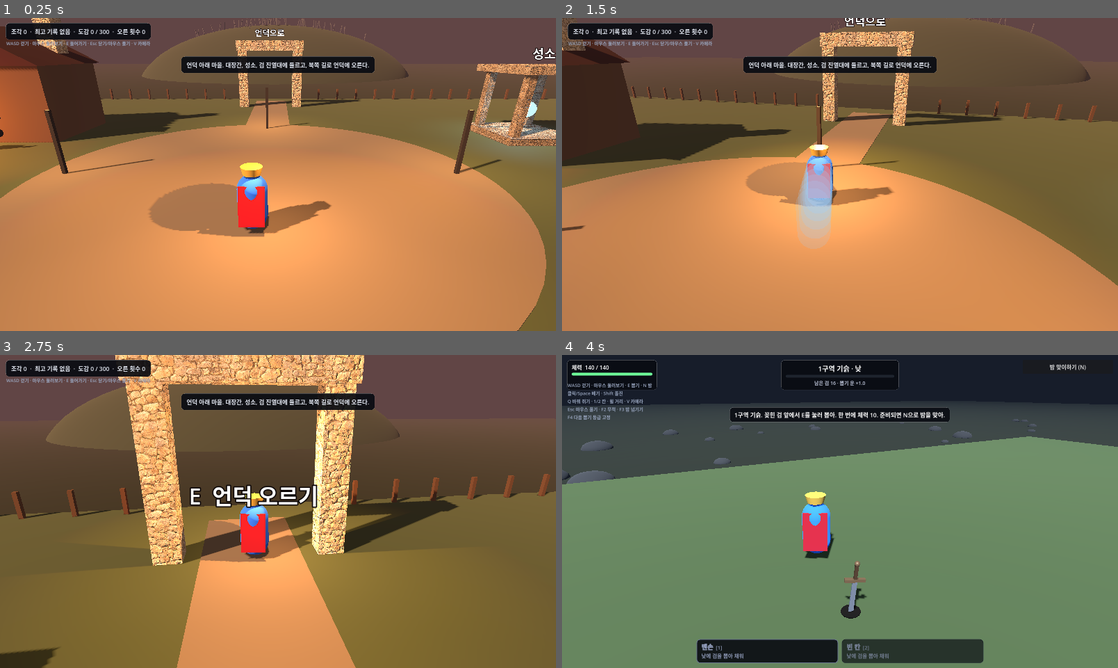
Above: before the commit, frames 1-4 (two rows, left to right).
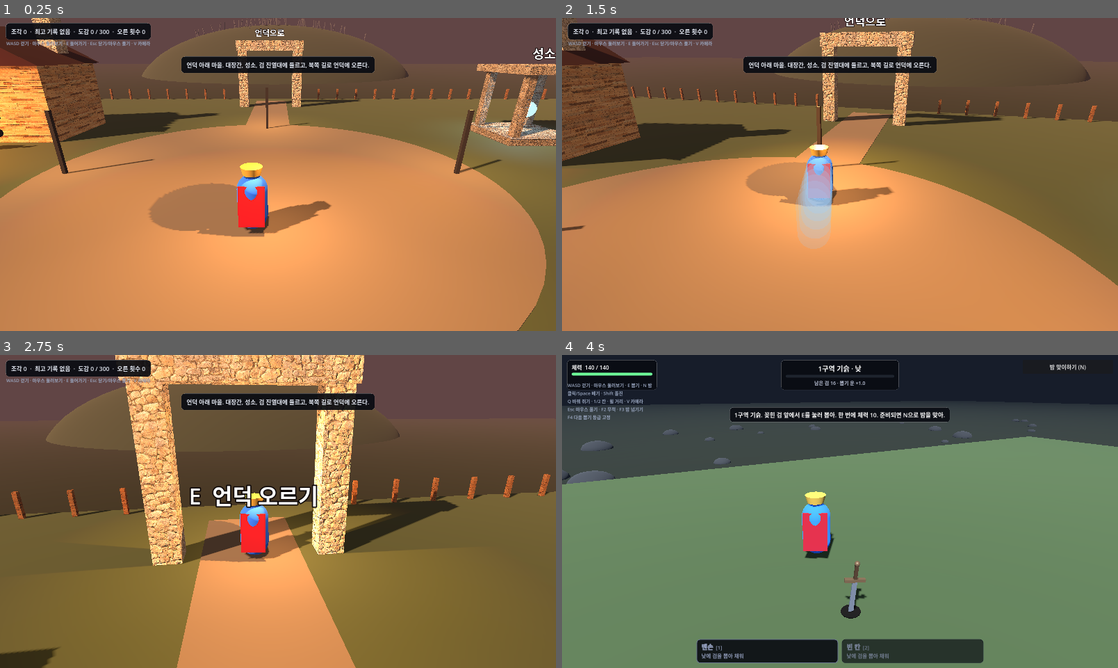
Above: after the commit, the same moments.

Repository: Razer-rgxx/chongseong
Game: Godot game, scene res://scenes/lobby/lobby.tscn
The game is run twice, just before and just after one commit, with the same random seed, the same clock (stepped at 60 frames per second) and the same inputs.
Inputs (mouse positions are in pixels of both pictures, inside the frame that each line leads up to):
- Up to frame 1 (0.25 s): no input
- Up to frame 2 (1.5 s): tap Enter at 0.5 s; move the mouse to (867, 174) at 0.52 s; press the mouse at (867, 174) at 0.53 s; hold W (move_up) from 0.53 s (still down); move the mouse to (812, 174) at 1.27 s; release the mouse at (812, 174) at 1.28 s; tap Shift (dash) at 1.35 s
- Up to frame 3 (2.75 s): keep holding W (move_up); move the mouse to (289, 505) at 2.02 s; hold X (discard) from 2.03 s (still down)
- Up to frame 4 (4 s): keep holding W (move_up); move the mouse to (834, 517) at 2.77 s; release X (discard) at 2.78 s; tap E (pull) at 2.85 s; move the mouse to (878, 514) at 3.52 s; hold 1 (slot_1) from 3.53 s (still down)

The runs differ from the first frame. In frame 1, 4.0% of the frame differs, in the area x 0-99%, y 14-40%; in frame 2, 3.3%; in frame 3, 0.7%; in frame 4, nothing differs.

Commit message:
대장간 벽, 울타리, 검 진열대에 나무판 질감(Poly Haven Raw Plank Wall, CC0)
Co-Authored-By: Claude Opus 5.5 <noreply@anthropic.com>
Claude-Session: https://claude.ai/code/session_016eqR6Do96CH8uLForSR8az

Diff:
--- a/scripts/lobby/lobby.gd
+++ b/scripts/lobby/lobby.gd
@@ -221,7 +221,7 @@
 	outside.position = Vector3(size.x / 2.0, -1.0, size.y / 2.0)
 	add_child(outside)
 	# 마을 울타리
-	var wood := _mat(Color(0.33, 0.24, 0.16))
+	var wood := VillageMaterials.get_mat("raw_plank_wall", Color(0.33, 0.24, 0.16), 1.0, Color(0.7, 0.62, 0.55))
 	for i in 34:
 		for side in [Vector2(i + 0.5, 0.3), Vector2(i + 0.5, 21.7)]:
 			if side.y < 1.0 and absf(side.x - 17.0) < 2.0:
@@ -331,7 +331,7 @@
 
 func _build_rack() -> void:
 	var at := Grid.cells_to_world(rack_at)
-	var wood := _mat(Color(0.36, 0.26, 0.17))
+	var wood := VillageMaterials.get_mat("raw_plank_wall", Color(0.36, 0.26, 0.17), 1.0, Color(0.75, 0.66, 0.58))
 	var frame := _box(Vector3(0.5, 0.3, 5.0), wood)
 	frame.position = at + Vector3(0, 0.15, 0)
 	add_child(frame)
Binary file added: assets/village/raw_plank_wall/raw_plank_wall_diff.jpg
Not shown, added: assets/village/raw_plank_wall/raw_plank_wall_diff.jpg.import
Binary file added: assets/village/raw_plank_wall/raw_plank_wall_nor_gl.jpg
Not shown, added: assets/village/raw_plank_wall/raw_plank_wall_nor_gl.jpg.import
Binary file added: assets/village/raw_plank_wall/raw_plank_wall_rough.jpg
Not shown, added: assets/village/raw_plank_wall/raw_plank_wall_rough.jpg.import
Not shown, changed: CREDITS.md
